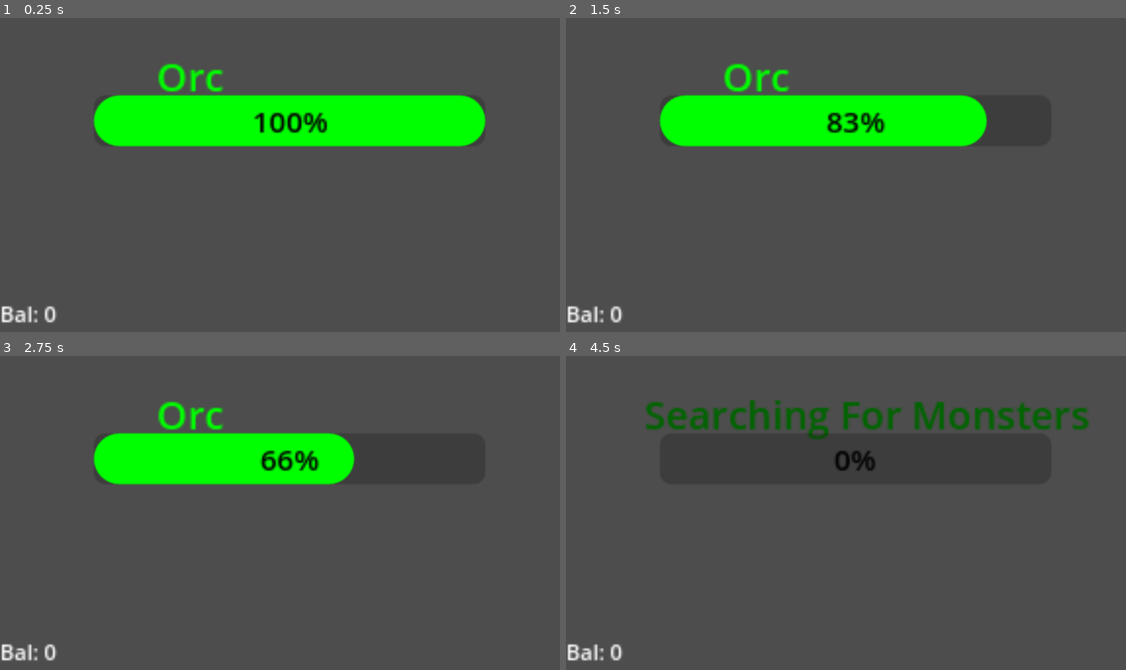
Above: before the commit, frames 1-4 (two rows, left to right).
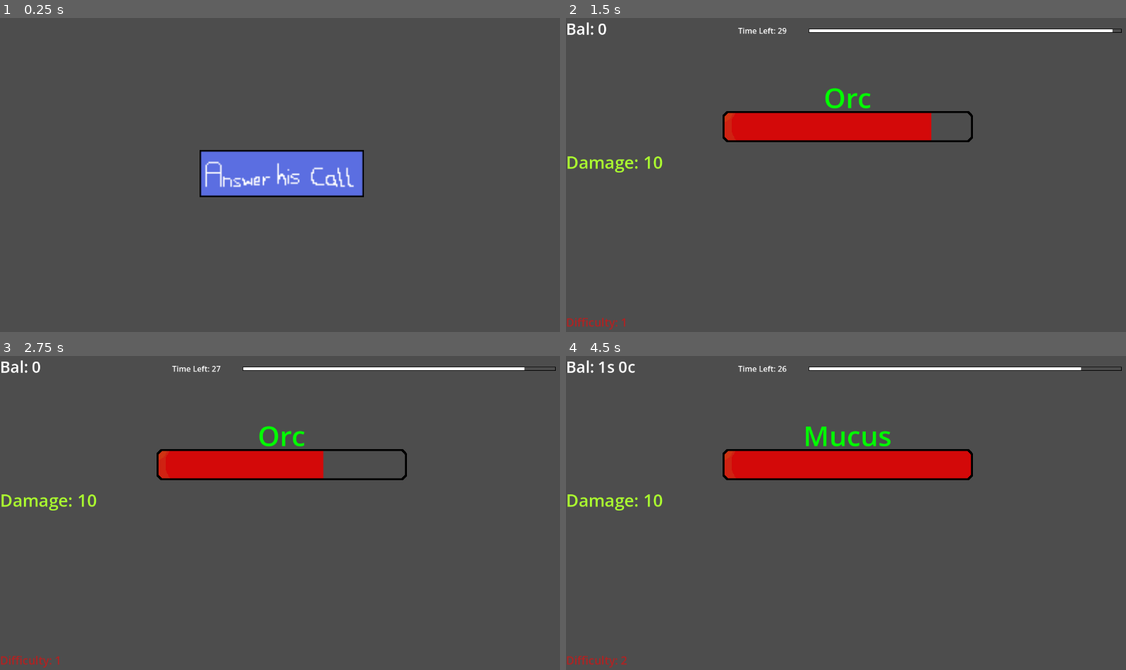
Above: after the commit, the same moments.

Repository: A-raheem09/Monster-Slayer
Game: Godot game, scene res://Idle.tscn
The game is run twice, just before and just after one commit, with the same random seed, the same clock (stepped at 60 frames per second) and the same inputs. Before the commit the project starts from res://main.tscn.
Inputs (mouse positions are in pixels of both pictures, inside the frame that each line leads up to):
- Up to frame 1 (0.25 s): no input
- Up to frame 2 (1.5 s): click (846, 175) at 0.52 s; tap Enter at 1.25 s; hold Space (Attack) from 1.28 s (still down)
- Up to frame 3 (2.75 s): release Space (Attack) at 2.03 s; tap Space (Attack) at 2.1 s
- Up to frame 4 (4.5 s): hold Space (Attack) 2.78-3.53 s; tap Enter at 3.5 s; tap Space (Attack) at 3.6, 4.25 s; hold Space (Attack) from 4.28 s (still down)

The runs differ from the first frame. In frame 1, 17% of the frame differs, in the area x 0-87%, y 14-98%; in frame 2, 12%; in frame 3, 9.7%; in frame 4, 9.5%.

Commit message:
Added a blank menu,timer,custom healthbar texture etc

Diff:
--- /dev/null
+++ b/Idle.tscn
@@ -0,0 +1,21 @@
+[gd_scene load_steps=4 format=3 uid="uid://d0vv6f8st2cbi"]
+
+[ext_resource type="Texture2D" uid="uid://b303xcl3nicy7" path="res://Assets/Textures/StartButton.png" id="1_7cbp8"]
+[ext_resource type="Script" uid="uid://bt1pyumo3f5b3" path="res://idle.gd" id="1_f3gia"]
+[ext_resource type="Texture2D" uid="uid://cmnq05ehh4tps" path="res://Assets/Textures/StartButton(Hover).png" id="2_nmewn"]
+
+[node name="Node" type="Node"]
+script = ExtResource("1_f3gia")
+
+[node name="TextureButton" type="TextureButton" parent="."]
+offset_left = -56.0
+offset_top = -16.0
+offset_right = 56.0
+offset_bottom = 16.0
+texture_normal = ExtResource("1_7cbp8")
+texture_pressed = ExtResource("2_nmewn")
+
+[node name="Camera2D" type="Camera2D" parent="."]
+zoom = Vector2(3, 3)
+
+[connection signal="pressed" from="TextureButton" to="." method="_on_texture_button_pressed"]
--- /dev/null
+++ b/idle.gd
@@ -0,0 +1,7 @@
+extends Node
+
+
+func _on_texture_button_pressed() -> void:
+	get_tree().change_scene_to_file("res://main.tscn") #button press starts the game
+
+	pass # Replace with function body.
--- a/main.gd
+++ b/main.gd
@@ -9,103 +9,61 @@
 var Monster_rarity = {'Mucus': 15 , 'Goblin': 40, 'Orc' : 80 , 'Shade': 110,'Fiend': 130,'Dragon': 150,}
 var M_drops = {'Mucus': 30 , 'Goblin': 60, 'Orc' : 500 , 'Shade': 10000,'Fiend': 300000,'Dragon': 1500000000,}
 @onready var style_box = StyleBoxFlat.new()
-@onready var Monster_health = $Health_bar
-@onready var Spawn_Time = $"Spawn Time"
+@onready var Monster_health = $HealthBar
+@onready var Summon_time = $TimeLeft
 func _ready(): #called when the player enters the scene tree for the first time
 	initialiser()
 func _input(event):
 	if event.is_action_pressed("Attack"):
 		if Health > 0:
 			Damage_taken()
-	if $MenuButton.button_pressed == true:
-		$MenuButton.show_popup()
 func initialiser():
 	$Balance.text = "Bal: " + str(Bal)
-	$Health.text = "Health: "  #initialise all variables onto the screen
-	$Health.modulate = Color.WHITE
 	$Damage.text = "Damage: " + str(Damage)
-	$Damage.modulate = Color.FIREBRICK
-	$Difficulty.modulate = Color.GREEN_YELLOW
+	$Damage.modulate = Color.GREEN_YELLOW
+	$Difficulty.modulate = Color.FIREBRICK
 	$Difficulty.text = "Difficulty: " + str(Difficulty)
 	Monster_health.max_value = Max_Health
 	Monster_health.value = Health
-	style_box.bg_color = Color(0.0,1.0,0.0) #healthbar of the monster
-	Monster_health.add_theme_stylebox_override("fill", style_box)
-	style_box.corner_radius_top_left = 20
-	style_box.corner_radius_top_right = 20
-	style_box.corner_radius_bottom_right = 20
-	style_box.corner_radius_bottom_left = 20
-	$MenuButton.get_popup().add_item("My Item Name")
 	Monster_spawn()
 func Monster_spawn():
 	Difficulty += 1
 	var last_monster = $Monster_name.text
 	$Difficulty.text = "Difficulty: " + str(Difficulty)
-	if last_monster in M_drops:
+	if last_monster in M_drops: #check monster value and add it to balance
 			total_copper = total_copper + (M_drops[last_monster] * Difficulty / 10)
 			Bal = Money_convert()
-			$Balance.text = "Bal: " + str(Bal)
-	var Monster_summoned = randi_range(1, 100)
-	Monster_summoned += (Difficulty * 2)
+			$Balance.text = "Bal: " + str(Bal) #update balance
+	var Monster_summoned = randi_range(1, 100) #generate a random number
+	Monster_summoned += (Difficulty * 2) #increase chance of stronger monsters proportional to difficulty
 	var m_name = ''
 	for Name in Monster_list:
 		if Monster_summoned >= Monster_rarity[Name]:
-			if Name == last_monster:
+			if Name == last_monster: #check for repeated monster summons
 				Monster_summoned = randi_range(1, 100) + (Difficulty * 2)
-			else:
+			else: #if not a repeated monster than execute this code
 				Max_Health = Monster_list[Name] * Difficulty/5
 				Health = Max_Health
 				m_name = Name
 				$Monster_name.text = m_name
 				Monster_health.max_value = Max_Health
 				Monster_health.value = Health
-				if Max_Health >= Damage * 50:
+				if Max_Health >= Damage * 50: #set Name color based on difficulty
 					$Monster_name.modulate = Color.RED
 				elif Max_Health >= Damage * 15:
 					$Monster_name.modulate = Color.YELLOW
 				else:
 					$Monster_name.modulate = Color.GREEN
-				style_box.bg_color = Color(0.0,1.0,0.0)
-				Monster_health.add_theme_stylebox_override("fill", style_box)
 func Monster_killed():
-	Spawn_Time.timeout.connect(Monster_spawn)
-	Spawn_Time.autostart = true
-	$Monster_name.modulate = Color.DARK_GREEN
-	Spawn_Time.start(2.0)
-	$Monster_name.text = 'Searching For Monsters'
-	await Spawn_Time.timeout
+	Monster_spawn()
 func _process(_delta:float):
 	if Health <= 0:
 		Monster_killed()
-	var health_percent = float(Health) / Max_Health
-	if health_percent > 0.5:#adds color to the health bar
-		style_box.bg_color = Color(0.0,1.0,0.0)
-		Monster_health.add_theme_stylebox_override("fill", style_box)
-	elif health_percent > 0.25:
-		style_box.bg_color = Color(1.0,1.0,0.0)
-		Monster_health.add_theme_stylebox_override("fill", style_box)
-	elif health_percent < 0.25:
-		style_box.bg_color = Color(1.0,0.0,0.0)
-		Monster_health.add_theme_stylebox_override("fill", style_box)
-	if Max_Health >= Damage * 50: #difficulty of the monster
-		$Monster_name.modulate = Color.RED
-	elif Max_Health >= Damage * 15:
-		$Monster_name.modulate = Color.YELLOW
-	elif Max_Health <= Damage * 5:
-		$Monster_name.modulate = Color.GREEN
+	$SummonTime.text = "Time Left: " + str(int(Summon_time.time_left))
+	$SummonBar.value = (int(Summon_time.time_left) / Summon_time.wait_time) * 100
 func Damage_taken():
 	Health -= Damage
-	Monster_health.value = Health
-	var health_percent = float(Health) / Max_Health
-	if health_percent > 0.5:
-		style_box.bg_color = Color(0.0,1.0,0.0)
-		Monster_health.add_theme_stylebox_override("fill", style_box)
-	elif health_percent > 0.25:
-		style_box.bg_color = Color(1.0,1.0,0.0)
-		Monster_health.add_theme_stylebox_override("fill", style_box)
-	else:
-		style_box.bg_color = Color(1.0,0.0,0.0)
-		Monster_health.add_theme_stylebox_override("fill", style_box)
+	Monster_health.value = Health #update healthbar
 func Money_convert():
 	var plat : int = total_copper / 100000000
 	var gold : int = (total_copper %100000000) / 100000
@@ -120,3 +78,7 @@
 		parts.append('%ds' % silver)
 	parts.append("%dc" % copper)
 	return ' '.join(parts)
+
+
+func _on_timer_timeout() -> void:
+	get_tree().change_scene_to_file("res://idle.tscn")
--- a/main.tscn
+++ b/main.tscn
@@ -1,114 +1,106 @@
-[gd_scene load_steps=3 format=3 uid="uid://2xxpi3mctgpo"]
+[gd_scene load_steps=6 format=3 uid="uid://2xxpi3mctgpo"]
 
 [ext_resource type="Script" uid="uid://csn8xuxggr721" path="res://main.gd" id="1_ig7tw"]
-[ext_resource type="Script" uid="uid://dgocu88udi3t8" path="res://menu_button.gd" id="2_0xm2m"]
+[ext_resource type="Texture2D" uid="uid://bs6w1m3fyxscg" path="res://Assets/Textures/Sprite-0001.png" id="3_h2yge"]
+[ext_resource type="Texture2D" uid="uid://btttsgq2b34ku" path="res://Assets/Textures/HealthFill2.png" id="4_1bvp3"]
+[ext_resource type="Texture2D" uid="uid://7renkkt1h2bj" path="res://Assets/Textures/Timer1.png" id="4_lquwl"]
+[ext_resource type="Texture2D" uid="uid://ds40aivg84twr" path="res://Assets/Textures/Timer2.png" id="5_7mycd"]
 
 [node name="Main" type="Node"]
 script = ExtResource("1_ig7tw")
 
-[node name="Health" type="Label" parent="."]
-anchors_preset = -1
-anchor_left = 0.5
-anchor_top = 0.088
-anchor_right = 0.5
-anchor_bottom = 0.088
-offset_left = -577.0
-offset_top = 137.976
-offset_right = 217.0
-offset_bottom = 245.976
-theme_override_font_sizes/font_size = 60
-text = "Health: "
-vertical_alignment = 1
-metadata/_edit_lock_ = true
-
 [node name="Damage" type="Label" parent="."]
 anchors_preset = -1
-anchor_left = 0.187
-anchor_top = 0.432
-anchor_right = 0.187
-anchor_bottom = 0.432
-offset_left = -213.424
-offset_top = 285.064
-offset_right = -15.424
-offset_bottom = 365.064
+anchor_left = -0.5
+anchor_top = -0.025
+anchor_right = -0.5
+anchor_bottom = -0.025
+offset_top = -31.8
+offset_right = 158.0
+offset_bottom = 17.2
 theme_override_font_sizes/font_size = 35
 text = "Damage: "
 vertical_alignment = 2
-metadata/_edit_lock_ = true
 
 [node name="Difficulty" type="Label" parent="."]
 anchors_preset = -1
-anchor_left = 0.103
-anchor_top = 0.075
-anchor_right = 0.103
-anchor_bottom = 0.075
-offset_left = 49.344
-offset_top = 87.399994
-offset_right = 282.344
-offset_bottom = 186.4
-theme_override_font_sizes/font_size = 22
+anchor_left = -0.5
+anchor_top = 0.49400002
+anchor_right = -0.5
+anchor_bottom = 0.49400002
+offset_top = -32.11197
+offset_right = 160.0
+offset_bottom = -0.111968994
+theme_override_font_sizes/font_size = 23
 text = "Difficulty:"
 
 [node name="Monster_name" type="Label" parent="."]
 anchors_preset = -1
-anchor_left = 0.545
-anchor_top = 0.074
-anchor_right = 0.545
-anchor_bottom = 0.074
-offset_left = -731.84
-offset_top = -111.951996
-offset_right = -616.84
-offset_bottom = -83.951996
-theme_override_font_sizes/font_size = 20
+anchor_top = -0.23500001
+anchor_bottom = -0.23500001
+offset_left = -224.0
+offset_top = -47.719986
+offset_right = 224.0
+offset_bottom = 40.280014
+theme_override_font_sizes/font_size = 57
 text = "placeholder"
 horizontal_alignment = 1
 vertical_alignment = 1
 
-[node name="Health_bar" type="ProgressBar" parent="."]
-anchors_preset = -1
-anchor_top = -0.037
-anchor_bottom = -0.037
-offset_left = -96.0
-offset_top = -16.024
-offset_right = 104.0
-offset_bottom = 9.976
-theme_override_colors/font_color = Color(0, 0, 0, 1)
-theme_override_font_sizes/font_size = 15
-metadata/_edit_lock_ = true
-
 [node name="Balance" type="Label" parent="."]
 anchors_preset = -1
-anchor_left = -0.11800001
-anchor_top = 0.11100001
-anchor_right = -0.11800001
-anchor_bottom = 0.11100001
-offset_left = -8.063995
-offset_top = -7.928009
-offset_right = 14.935997
-offset_bottom = 8.071991
-theme_override_font_sizes/font_size = 11
+anchor_left = -0.5
+anchor_top = -0.49400002
+anchor_right = -0.5
+anchor_bottom = -0.49400002
+offset_top = 0.11199951
+offset_right = 104.0
+offset_bottom = 48.112
+theme_override_font_sizes/font_size = 32
 text = "Bal: "
 vertical_alignment = 1
 
-[node name="MenuButton" type="MenuButton" parent="."]
+[node name="Camera2D" type="Camera2D" parent="."]
+
+[node name="HealthBar" type="TextureProgressBar" parent="."]
 anchors_preset = -1
-anchor_left = 0.11100001
-anchor_top = 0.66700006
-anchor_right = 0.11100001
-anchor_bottom = 0.66700006
-offset_left = -127.87201
-offset_top = -56.216034
-offset_right = 127.12799
-offset_bottom = 55.783966
-theme_override_font_sizes/font_size = 40
-text = "Menu"
-alignment = 0
-script = ExtResource("2_0xm2m")
+anchor_top = -0.148
+anchor_bottom = -0.148
+offset_left = -256.0
+offset_top = -32.096
+offset_right = 256.0
+offset_bottom = 31.904
+texture_under = ExtResource("3_h2yge")
+texture_progress = ExtResource("4_1bvp3")
 
-[node name="Camera2D" type="Camera2D" parent="."]
-zoom = Vector2(4, 4)
+[node name="SummonBar" type="TextureProgressBar" parent="."]
+anchors_preset = -1
+anchor_left = 0.208
+anchor_top = -0.45100003
+anchor_right = 0.208
+anchor_bottom = -0.45100003
+offset_left = -319.616
+offset_top = -3.7519836
+offset_right = 320.384
+offset_bottom = 4.2480164
+value = 100.0
+texture_under = ExtResource("4_lquwl")
+texture_progress = ExtResource("5_7mycd")
 
-[node name="Spawn Time" type="Timer" parent="."]
-wait_time = 2.0
-one_shot = true
-ignore_time_scale = true
+[node name="TimeLeft" type="Timer" parent="."]
+wait_time = 30.0
+autostart = true
+
+[node name="SummonTime" type="Label" parent="."]
+anchors_preset = -1
+anchor_left = -0.14600001
+anchor_top = -0.45100003
+anchor_right = -0.14600001
+anchor_bottom = -0.45100003
+offset_left = -55.807983
+offset_top = -11.751984
+offset_right = 80.19202
+offset_bottom = 11.248016
+text = "Summon Time:"
+
+[connection signal="timeout" from="TimeLeft" to="." method="_on_timer_timeout"]
--- a/project.godot
+++ b/project.godot
@@ -11,7 +11,7 @@
 [application]
 
 config/name="Monster Slayer"
-run/main_scene="uid://2xxpi3mctgpo"
+run/main_scene="uid://d0vv6f8st2cbi"
 config/features=PackedStringArray("4.5", "GL Compatibility")
 config/icon="res://icon.svg"
 
Binary file added: Assets/Textures/HealthFill.png
Binary file added: Assets/Textures/HealthFill2.png
Binary file added: Assets/Textures/Sprite-0001.png
Binary file added: Assets/Textures/Sprite-0002.png
Binary file added: Assets/Textures/StartButton(Hover).png
Binary file added: Assets/Textures/StartButton.png
Binary file added: Assets/Textures/Timer1.png
Binary file added: Assets/Textures/Timer2.png
Binary file removed: Assets/Textures/gurt1.png
Binary file removed: Assets/Textures/gurt2.png
Binary file removed: Assets/Textures/gurt3.png
Not shown, added: idle.gd.uid
